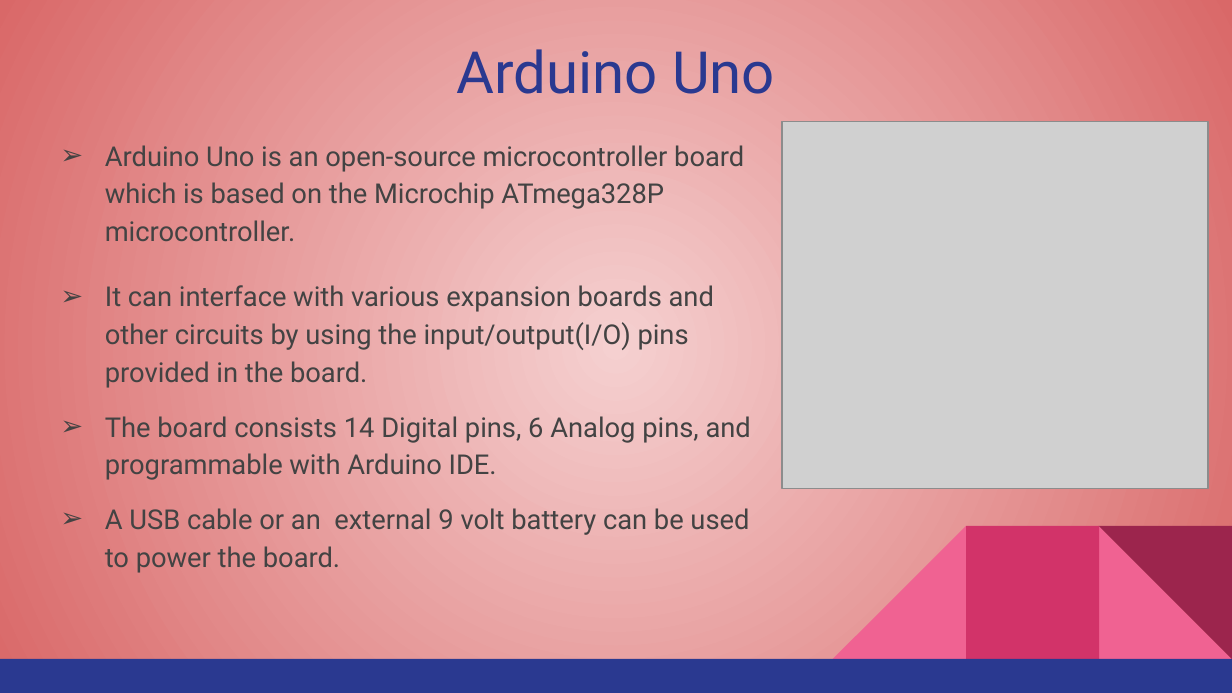
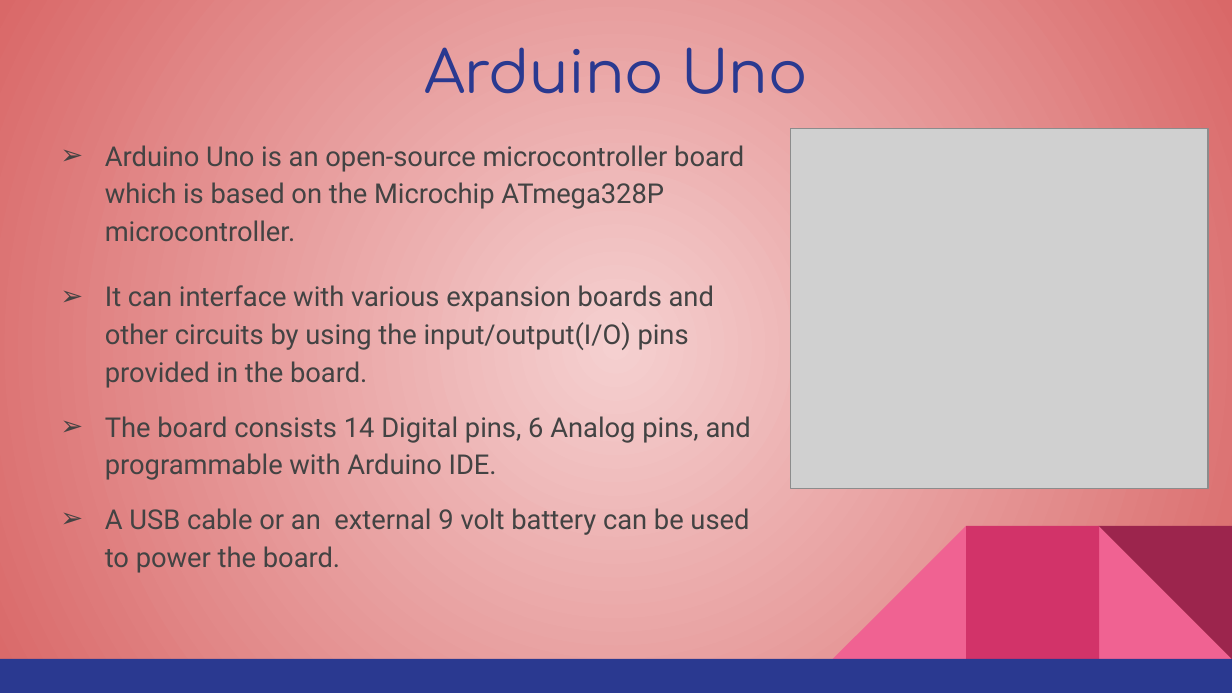
Before and after one commit to snehaljha/mini-project, a slide deck: slide 8 of EC 1309- Measurement & Instrumentation/MI Project Orig.pptx. Drawn at 1232x693 pixels with LibreOffice and Linux fonts; fonts in the diff are those of the drawing; grey boxes stand for pictures. Boxes give left, top, right and bottom in pixels: in the first picture for what was removed or moved away, otherwise in the second. Text is boxed around its words. In the diff, an @@ line names an element or a change of style, - is before the commit and + after.

```diff
--- a/EC 1309- Measurement & Instrumentation/MI Project Orig.pptx
+++ b/EC 1309- Measurement & Instrumentation/MI Project Orig.pptx
@@ title "Arduino Uno" at box(424, 47, 807, 94): font Roboto to Comfortaa @@
@@ picture: place and size @@
-picture at box(782, 122, 1209, 489)
+picture at box(791, 129, 1209, 489)
```
Also in this commit, not shown: 14 other slides changed, 1 slide added, 1 slide removed, 2 other files.
